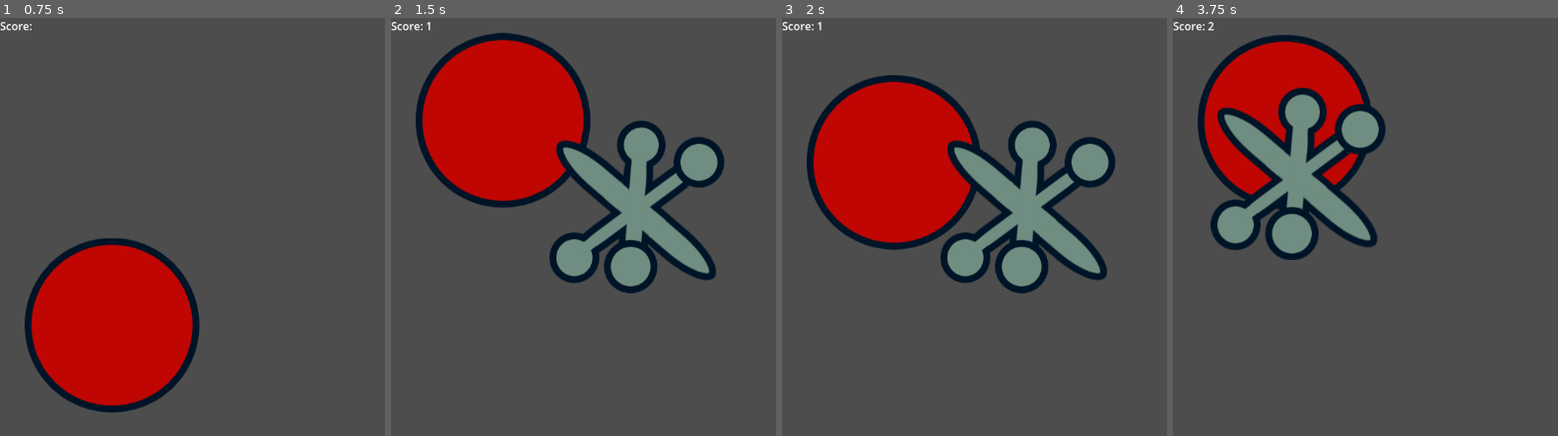
Above: before the commit, frames 1-4 (left to right).
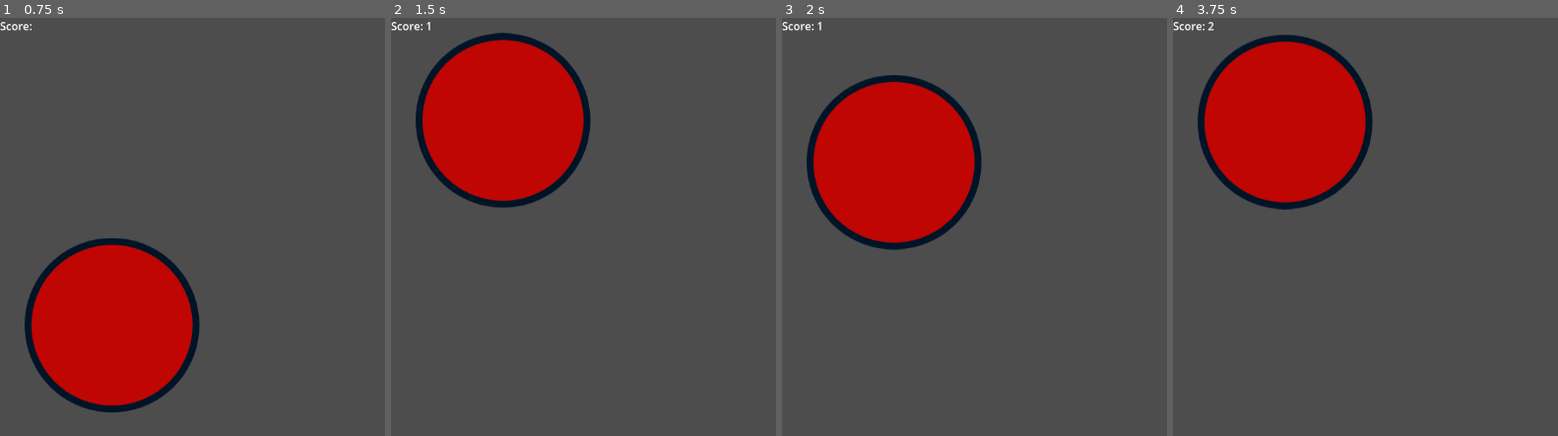
Above: after the commit, the same moments.

Repository: casellner/Idle-Jacks
Game: Godot game, scene res://game.tscn
Same seed, same stepped clock (60 frames per second), same inputs: the game is played once before the commit and once after it.
Inputs (mouse positions are in pixels of both pictures, inside the frame that each line leads up to):
- Up to frame 1 (0.75 s): tap Enter (ui_accept) at 0.5, 0.6 s
- Up to frame 2 (1.5 s): tap Enter (ui_accept) at 0.77, 1.07 s; click (637, 206) at 1.25 s
- Up to frame 3 (2 s): no input
- Up to frame 4 (3.75 s): click (1419, 206) at 2.02 s; tap Enter (ui_accept) at 2.75, 2.85, 3.02, 3.32 s; click (1296, 172) at 3.5 s

Frame 1 is identical in both runs. In frame 2, 11% of the frame differs, in the area x 41-87%, y 24-66%; in frame 3, 11%; in frame 4, 11%, in the area x 9-56%, y 16-58%.

Commit message:
Update clicking jack instead of bouncing ball to increase score

Diff:
--- a/Godot/scripts/game.gd
+++ b/Godot/scripts/game.gd
@@ -25,7 +25,6 @@
 		if Input.is_action_just_pressed("ui_accept"):
 			$Ball.jump = true # tell ball to jump
 			spawn_jack() #spawn a jack
-			score_jack() #TODO: call this when a jack is clicked
 
 # Function: spawn_jack()
 # Purpose:  This function instantiates a jack and gives it a random position
@@ -36,8 +35,11 @@
 	jack_instance = mynode.instantiate()
 	jack_instance.position = Vector2(x, y)
 	add_child(jack_instance)
+	jack_instance.connect("jack_clicked", Callable(self, "score_jack"))
+
 
 func score_jack():
+	jack_instance = null
 	score += 1
 	$Score.clear()
 	$Score.add_text(str(score))
--- a/Godot/scripts/jack.gd
+++ b/Godot/scripts/jack.gd
@@ -14,4 +14,5 @@
 
 func _on_texture_button_button_down() -> void:
 	print("jack clicked")
-	# queue_free()
+	queue_free()
+	emit_signal("jack_clicked")
